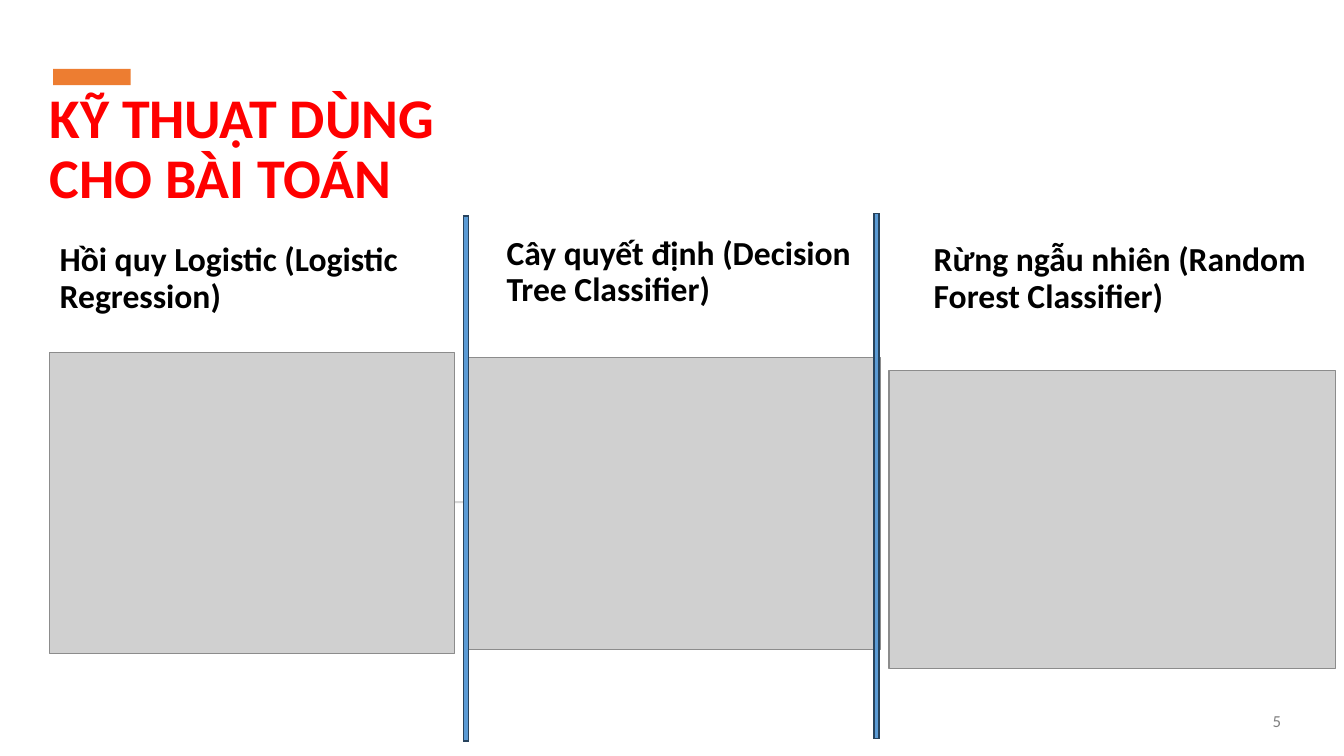
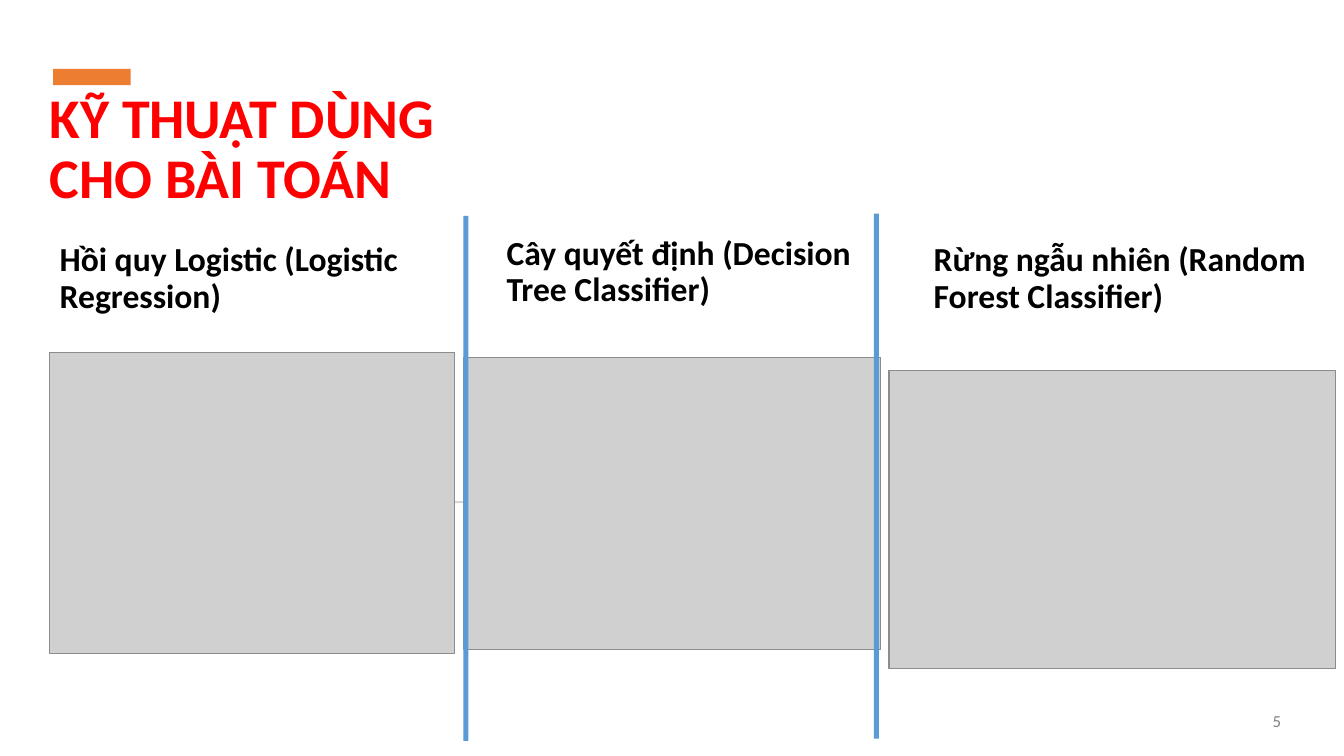
Before and after one commit to tantlu/ramen_rating_2024, a slide deck: slide 5 of Baove.pptx. Drawn at 1344x756 pixels with LibreOffice and Linux fonts; fonts in the diff are those of the drawing; grey boxes stand for pictures. Boxes give left, top, right and bottom in pixels: in the first picture for what was removed or moved away, otherwise in the second. Text is boxed around its words. In the diff, an @@ line names an element or a change of style, - is before the commit and + after.

```diff
--- a/Baove.pptx
+++ b/Baove.pptx
@@ rectangle at (464,216,469,741): outline #28445D 1 pt to none @@
@@ rectangle at (874,214,879,739): outline #28445D 1 pt to none @@
```
